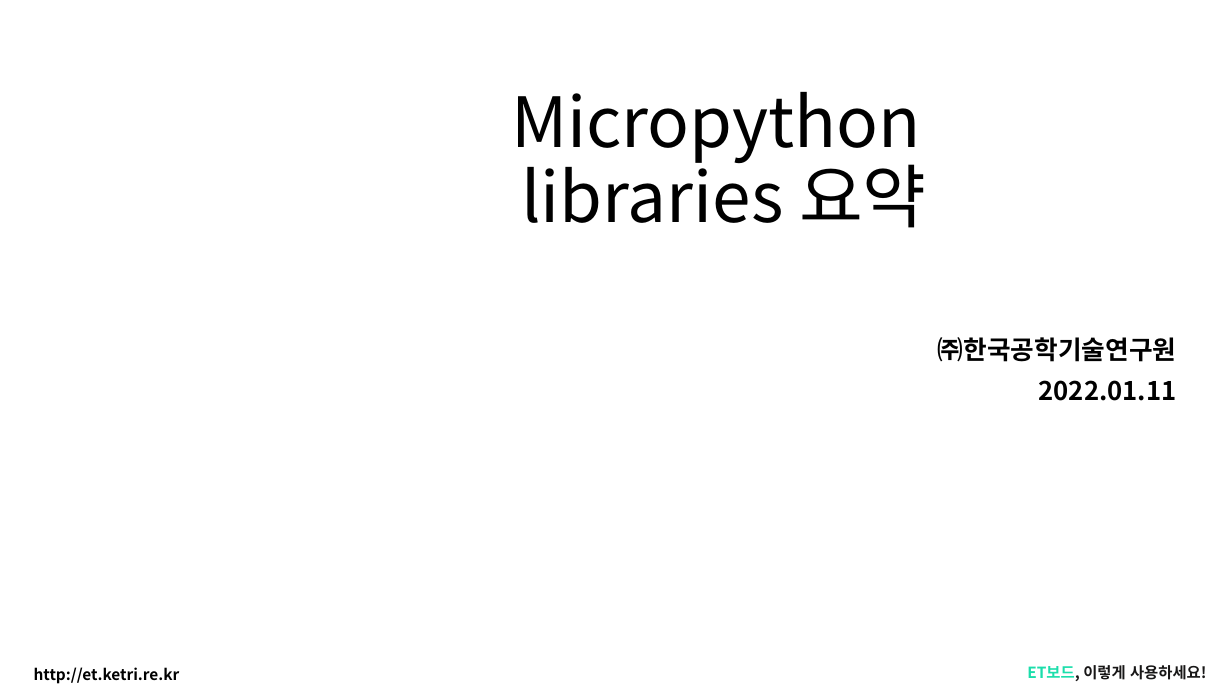
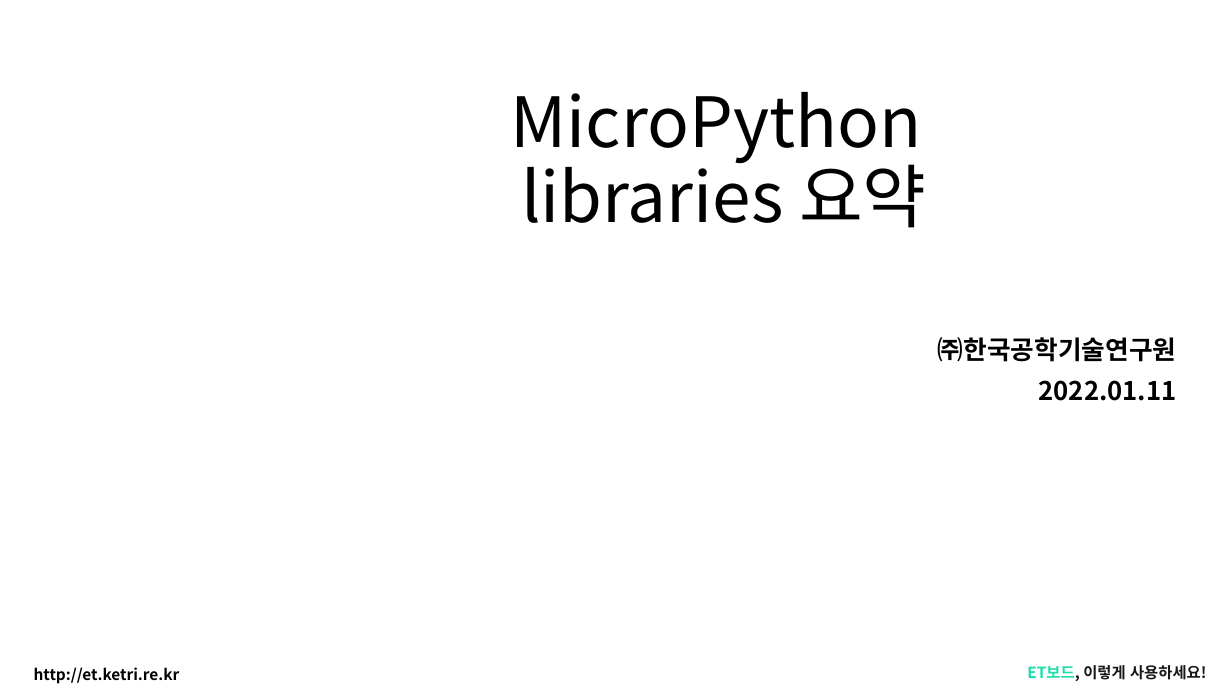
Before and after one commit to kpej/ETboard_MicroPython_Level2, a slide deck: slide 1 of doc/K220111_Micropython Libraries 요약.pptx. Drawn at 1232x693 pixels with LibreOffice and Linux fonts; fonts in the diff are those of the drawing; background and template pictures are left out. Boxes give left, top, right and bottom in pixels: in the first picture for what was removed or moved away, otherwise in the second. Text is boxed around its words. In the diff, an @@ line names an element or a change of style, - is before the commit and + after.

```diff
--- a/doc/K220111_Micropython Libraries 요약.pptx
+++ b/doc/K220111_Micropython Libraries 요약.pptx
@@ title at bbox=[511, 92, 927, 228]: text changed @@
-Micropython
-libraries 요약
+MicroPython
+libraries 요약
```
Also in this commit, not shown: 1 other file.
